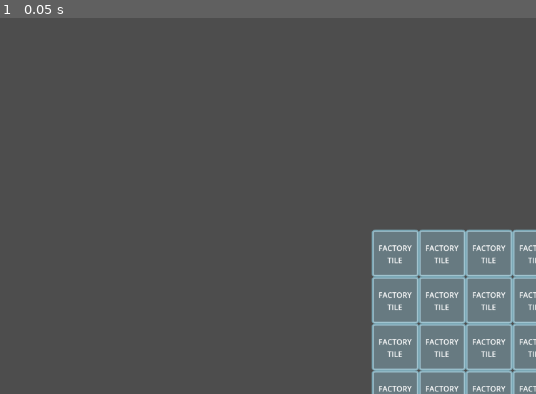
Above: before the commit, frame 1.
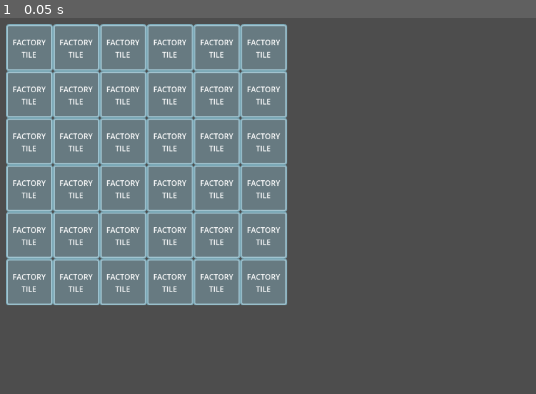
Above: after the commit, the same moment.

Repository: Ret44/CargoGD
Game: Godot game, scene res://Nodes/game_main.tscn
The game is run twice, just before and just after one commit, with the same random seed, the same clock (stepped at 60 frames per second) and the same inputs.
Inputs:
- Up to frame 1 (0.05 s): no input

The runs differ from the first frame. In frame 1, 53% of the frame differs, in the area x 1-100%, y 1-100%.

Commit message:
Centering camera on the middle of the board

Diff:
--- a/Nodes/game_main.tscn
+++ b/Nodes/game_main.tscn
@@ -28,6 +28,4 @@
 
 [node name="GameplayArea" type="Node2D" parent="."]
 
-[node name="Camera2D" type="Camera2D" parent="."]
-editor_draw_limits = true
-editor_draw_drag_margin = true
+[node name="MainCamera" type="Camera2D" parent="."]
--- a/Scripts/Factory/Factory.gd
+++ b/Scripts/Factory/Factory.gd
@@ -53,7 +53,7 @@
 		for y in range(0, sizey):
 			var tile_instance : Node2D = Prefabs.instantiate_prefab(tile_prefab, tile_map_root)
 			tile_instance.name = "Tile[" + str(x) + "][" + str(y) + "]"
-			tile_instance.position = Vector2(offset.x + (x*tile_size.x), offset.y + (y*tile_size.y))
+			tile_instance.position = Vector2((x*tile_size.x), (y*tile_size.y))
 			tile_instance.setup(self, Vector2(x, y))
 	pass
 
--- a/Scripts/game.gd
+++ b/Scripts/game.gd
@@ -5,18 +5,44 @@
 @export_file("*.tscn") var prefab_factory : String
 @export_file("*.tscn") var prefab_UI_debug : String
 
+var main_camera : Camera2D
+
 var UI_canvas : Control
 var Gameplay_Area : Node2D
 
 # Called when the node enters the scene tree for the first time.
 func _ready():
 	UI_canvas = get_node("UICanvas")
+	main_camera = get_node("MainCamera")
 #	var UI_console = Prefabs.instantiate_prefab(prefab_UI_debug, UI_canvas)# instantiate_prefab(prefab_UI_debug,UI_canvas)
 
 	Gameplay_Area = get_node("GameplayArea")
 	var factory : Factory = Prefabs.instantiate_prefab(prefab_factory, Gameplay_Area)
 	factory.load_level("test")
+
+	center_camera()
 	pass # Replace with function body.
+
+func center_camera():
+	var nodes = []
+	nodes = get_array_of_nodes(nodes, Gameplay_Area)
+	var x = 0
+	var y = 0
+	for i in range(0, nodes.size()):
+		x = x + nodes[i].x
+		y = y + nodes[i].y
+	x = x/nodes.size()
+	y = y/nodes.size()
+	main_camera.position = Vector2(x, y)
+	pass
+
+func get_array_of_nodes(arr, root):
+	if(root.get_child_count() == 0):
+		arr.push_back(root.global_position)
+	else:
+		for c in range(0, root.get_child_count()):
+			arr = get_array_of_nodes(arr, root.get_child(c))
+	return arr
 
 func load_level():
 
